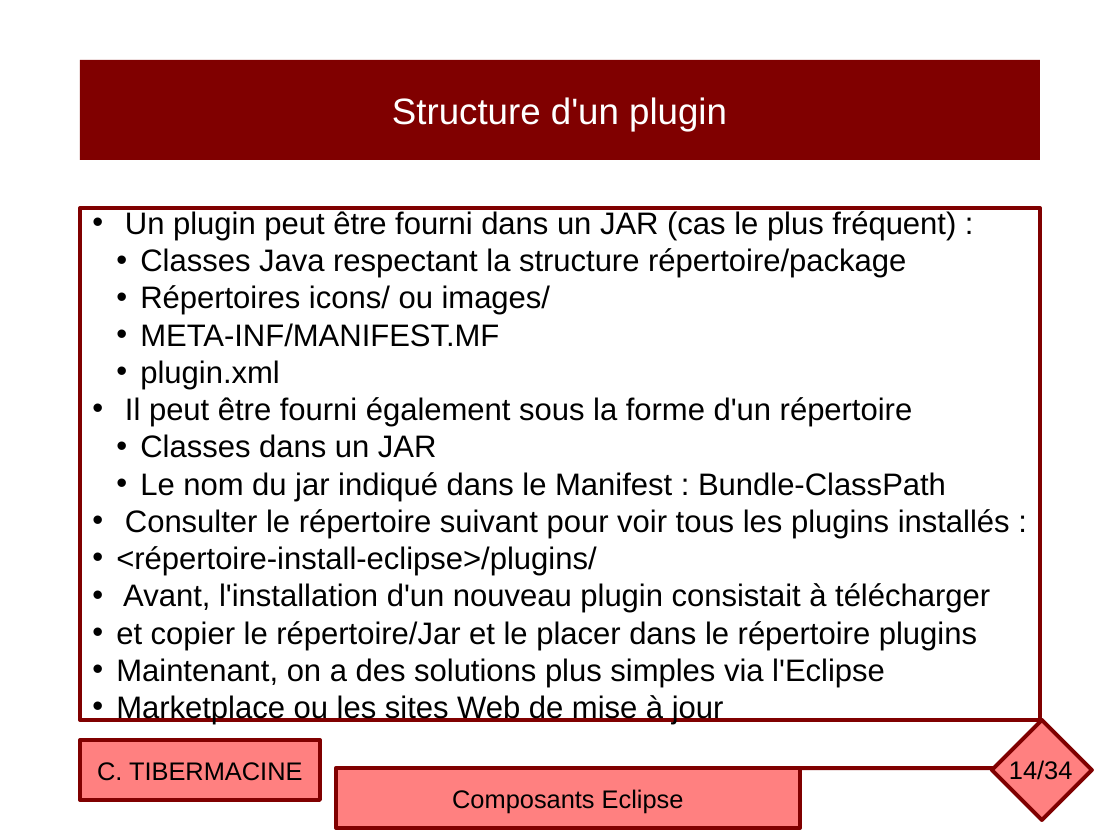
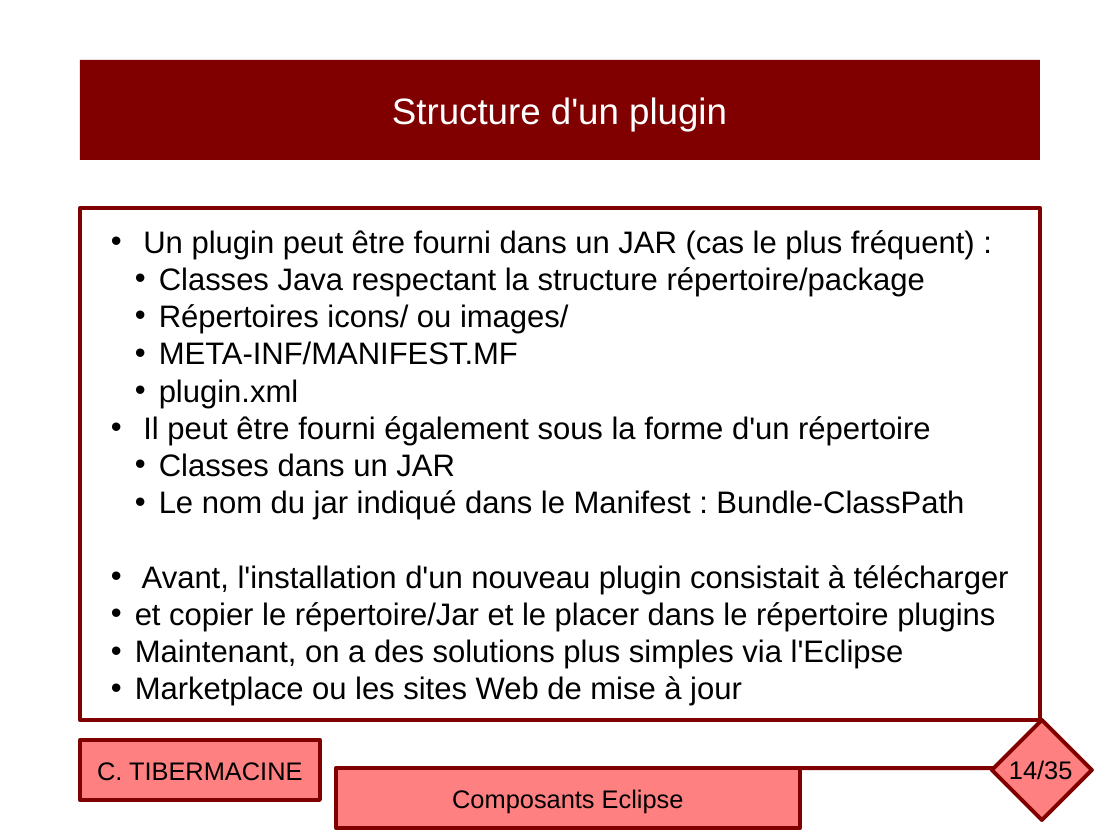
Before and after one commit to ctiber/composants, a slide deck: slide 14 of cours/cours4.odp. Drawn at 1120x840 pixels with LibreOffice and Linux fonts; fonts in the diff are those of the drawing. Boxes give left, top, right and bottom in pixels: in the first picture for what was removed or moved away, otherwise in the second. Text is boxed around its words. In the diff, an @@ line names an element or a change of style, - is before the commit and + after.

```diff
--- a/cours/cours4.odp
+++ b/cours/cours4.odp
@@ text in rectangle at (116, 509, 1010, 576): paragraphs removed @@
-• Consulter le répertoire suivant pour voir tous les plugins installés :
-• <répertoire-install-eclipse>/plugins/
@@ page number at (1009, 760, 1073, 780): text changed @@
-14/34
+14/35
```
Also in this commit, not shown: 10 other slides changed, 1 slide added, 1 other file.
